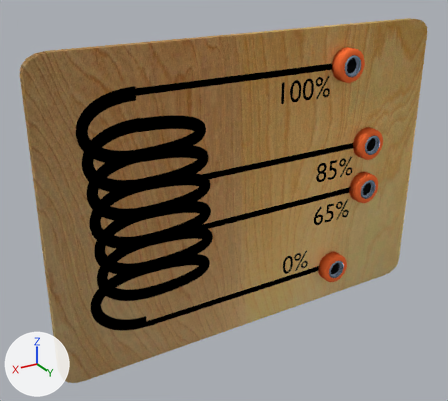
Renders of the Blender file SecuenciaLabSimulator/Assets/Prefabs/23.blend from each side of a commit.
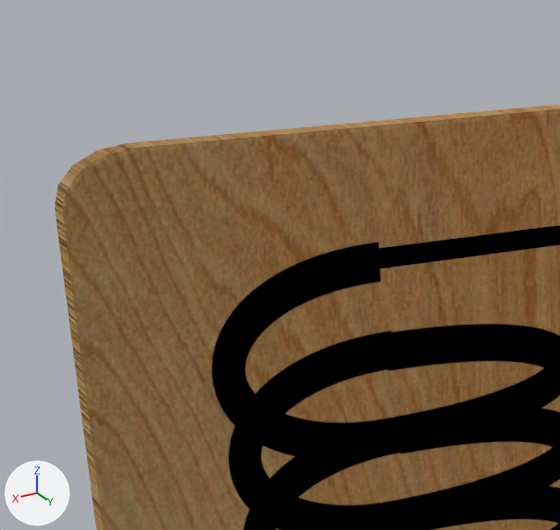
Each version appears first whole from a 50 mm lens placed at (5.28, 7.72, 3.82), pointed at (0.51, -0.22, -0.15), and next in a close-up on the part from 0% to 45% of the width and 0% to 47% of the height. Every picture has the same lights, and +X, +Y and +Z are marked at lower left.

In view in the first close-up: 'BaseModulo_23', 'Espiral', 'Plane.003'.
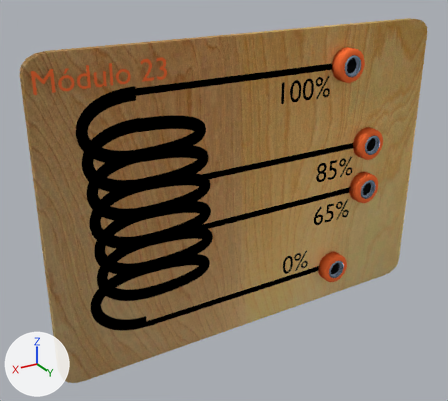
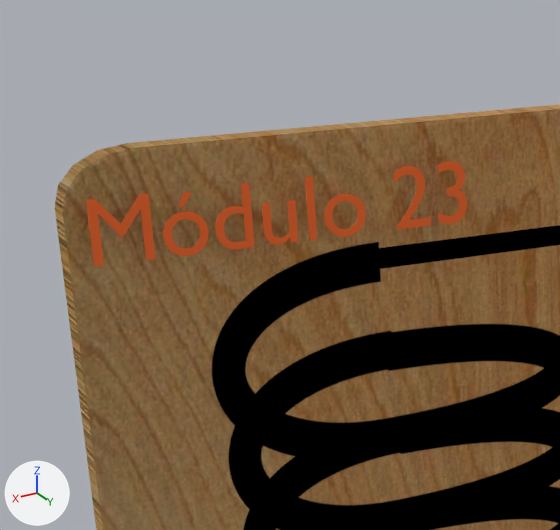
Location of each change, [x1, y1, x2, y2] in pixels of the close-ups (560 x 530 px):
'NombreModulo', added
    after: [86, 161, 467, 267]

Edits to the bpy script that builds the scene:
```text
Add txt_text_004:
    txt_text_004 = bpy.data.curves.new('Text.004', 'FONT')
    txt_text_004.body = 'Módulo 23'
    txt_text_004.materials.append(mat_enchufesanaranjados)  # orange #ff733a
    txt_text_004.extrude = 0.001
    txt_text_004.align_x = 'CENTER'
    txt_text_004.size = 0.3
Add ob_nombremodulo:
    ob_nombremodulo = bpy.data.objects.new('NombreModulo', txt_text_004)
    ob_nombremodulo.location = (2.5, 0.074, 2.0)
    ob_nombremodulo.rotation_euler = (1.571, 0.0, 3.142)  # degrees (90, 0, 180)
    ob_nombremodulo.scale = (1.43, 1.43, 1.43)
```
